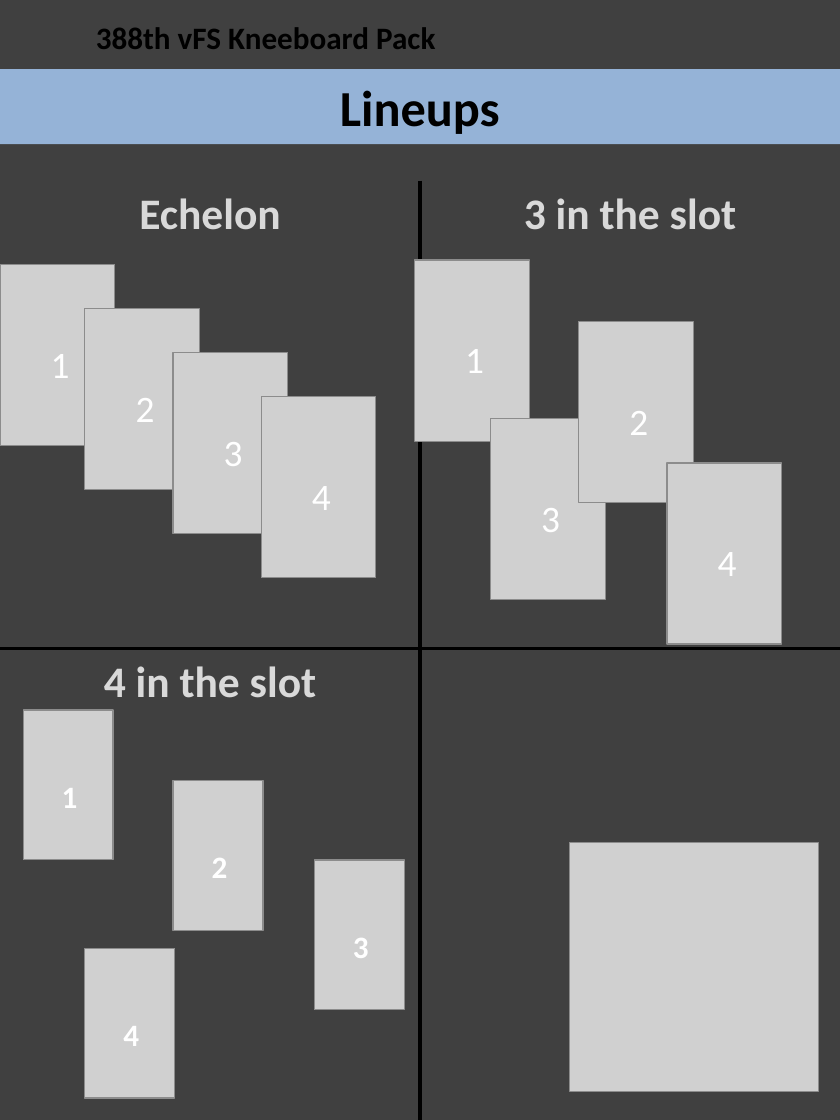
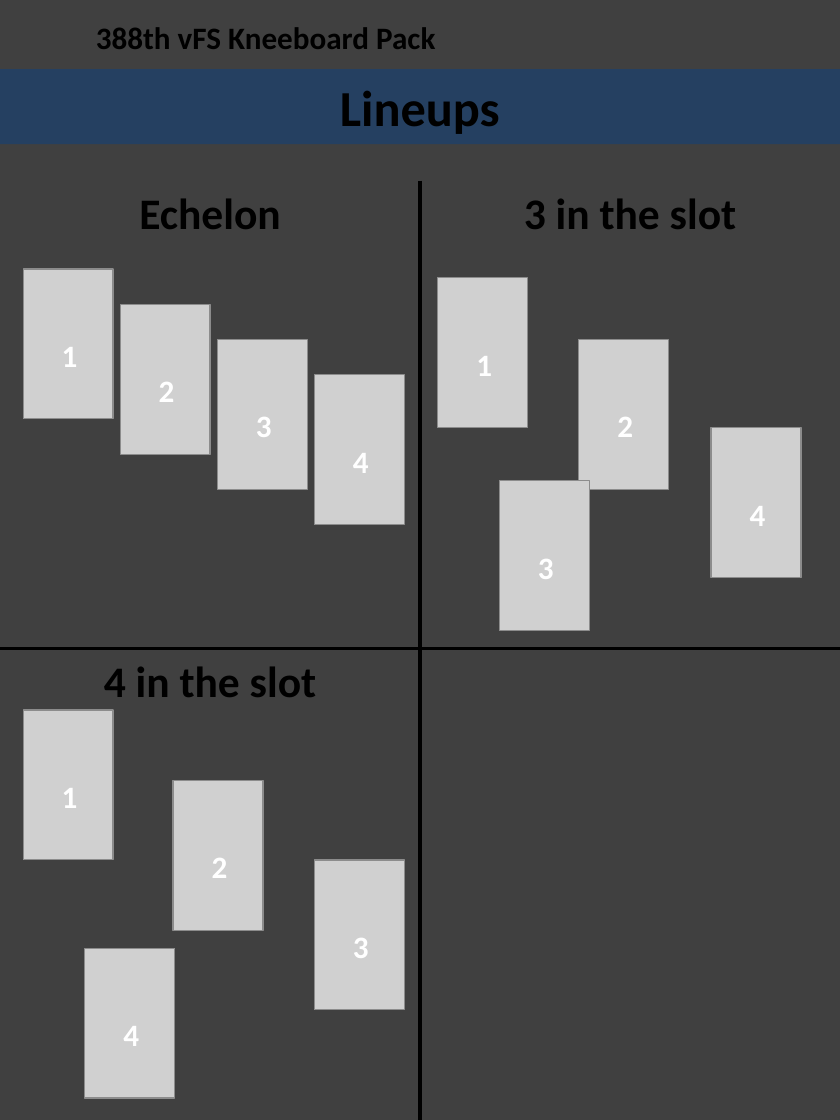
Before and after one commit to 132nd-vWing/132-TRP-388, a slide deck: slide 29 of Kneeboard Pack/388 Kneeboard Pack.pptx. Drawn at 840x1120 pixels with LibreOffice and Linux fonts; fonts in the diff are those of the drawing; grey boxes stand for pictures; background and template pictures are left out. Boxes give left, top, right and bottom in pixels: in the first picture for what was removed or moved away, otherwise in the second. Text is boxed around its words. In the diff, an @@ line names an element or a change of style, - is before the commit and + after.

```diff
--- a/Kneeboard Pack/388 Kneeboard Pack.pptx
+++ b/Kneeboard Pack/388 Kneeboard Pack.pptx
@@ title "Lineups" at <box>0,69,840,144</box>: fill #95B3D7 to #254061 @@
@@ rotation 0 to 270 degrees in 4 elements at <box>579,339,669,489</box>, <box>438,278,528,428</box>, <box>24,269,113,419</box>, <box>120,304,209,454</box> @@
@@ text "1": place and size @@
-text "1" at <box>51,354,70,378</box>
+text "1" at <box>62,347,78,367</box>
@@ picture removed at <box>174,353,288,534</box> @@
@@ picture added at <box>217,339,307,489</box> @@
@@ text "1": place and size @@
-text "1" at <box>465,349,484,373</box>
+text "1" at <box>476,356,492,376</box>
@@ text "2": place and size @@
-text "2" at <box>136,398,155,422</box>
+text "2" at <box>159,382,175,402</box>
@@ picture added at <box>315,374,404,524</box> @@
@@ text "3": place and size @@
-text "3" at <box>224,442,243,466</box>
+text "3" at <box>256,417,272,437</box>
@@ picture removed at <box>261,396,375,578</box> @@
@@ picture removed at <box>491,419,605,600</box> @@
@@ text "2": place and size @@
-text "2" at <box>629,411,648,435</box>
+text "2" at <box>617,417,633,437</box>
@@ text "4": place and size @@
-text "4" at <box>312,486,331,510</box>
+text "4" at <box>353,453,369,473</box>
@@ picture added at <box>711,428,801,578</box> @@
@@ picture removed at <box>666,463,781,644</box> @@
@@ picture added at <box>500,480,589,631</box> @@
@@ size 24 to 20 pt, bold on in 8 elements at <box>476,356,492,376</box>, <box>62,347,78,367</box>, <box>617,417,633,437</box>, <box>159,382,175,402</box>, <box>538,559,554,579</box>, <box>256,417,272,437</box>, <box>353,453,369,473</box>, <box>750,506,766,526</box> @@
@@ text "4": place and size @@
-text "4" at <box>718,552,737,576</box>
+text "4" at <box>750,506,766,526</box>
@@ text "3": place and size @@
-text "3" at <box>541,508,560,532</box>
+text "3" at <box>538,559,554,579</box>
@@ text colour #D9D9D9 to #000000 in 3 elements at <box>139,199,280,229</box>, <box>524,199,736,229</box>, <box>104,667,316,697</box> @@
@@ picture removed at <box>570,842,819,1091</box> @@
```
Also in this commit, not shown: 14 other slides changed, 1 slide added.
